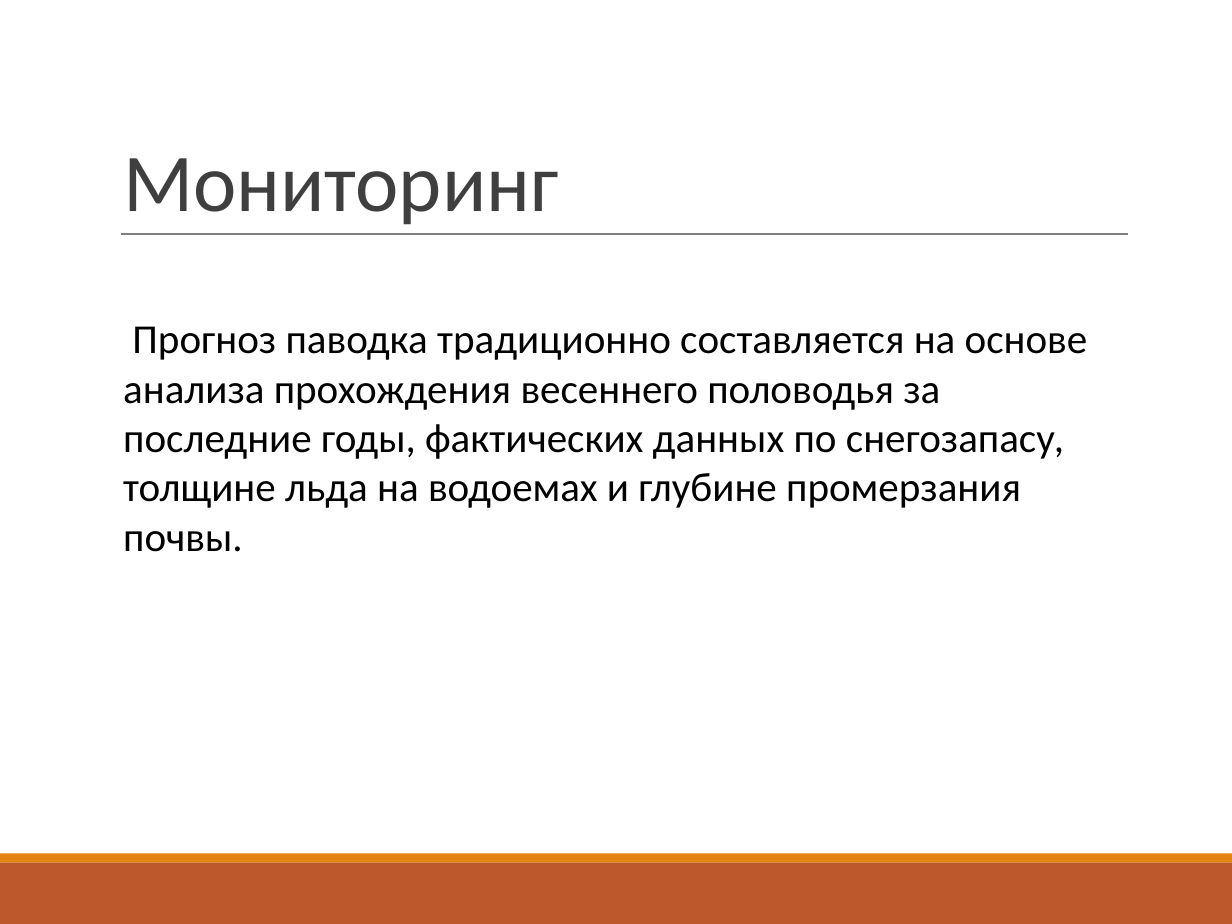
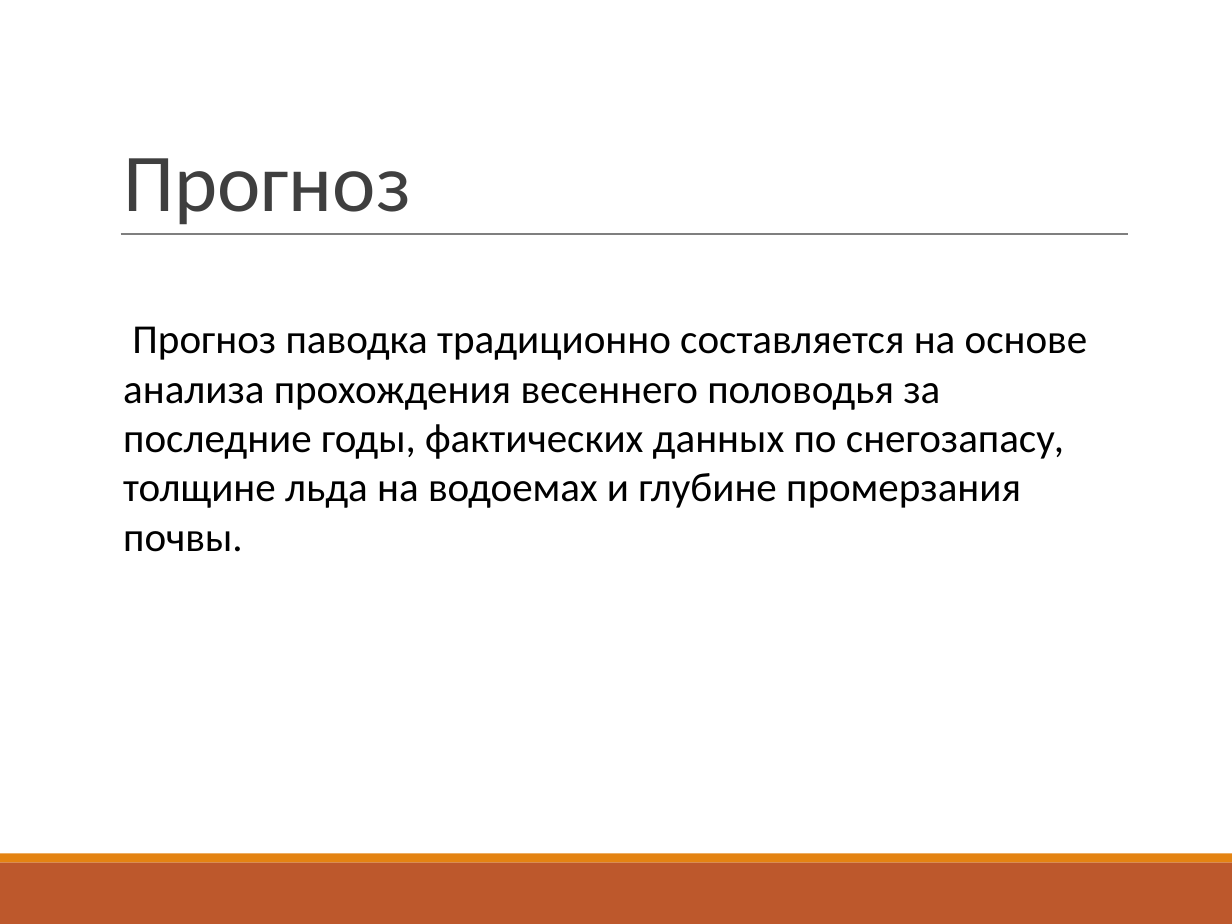
Before and after one commit to NikitaKorablev/Analysis-of-satellite-images, a slide deck: slide 4 of Кванториум.pptx. Drawn at 1232x924 pixels with LibreOffice and Linux fonts; fonts in the diff are those of the drawing. Boxes give left, top, right and bottom in pixels: in the first picture for what was removed or moved away, otherwise in the second. Text is boxed around its words. In the diff, an @@ line names an element or a change of style, - is before the commit and + after.

```diff
--- a/Кванториум.pptx
+++ b/Кванториум.pptx
@@ title at bbox=[123, 158, 410, 225]: text changed @@
-Мониторинг
+Прогноз
```
Also in this commit, not shown: 2 other files.
